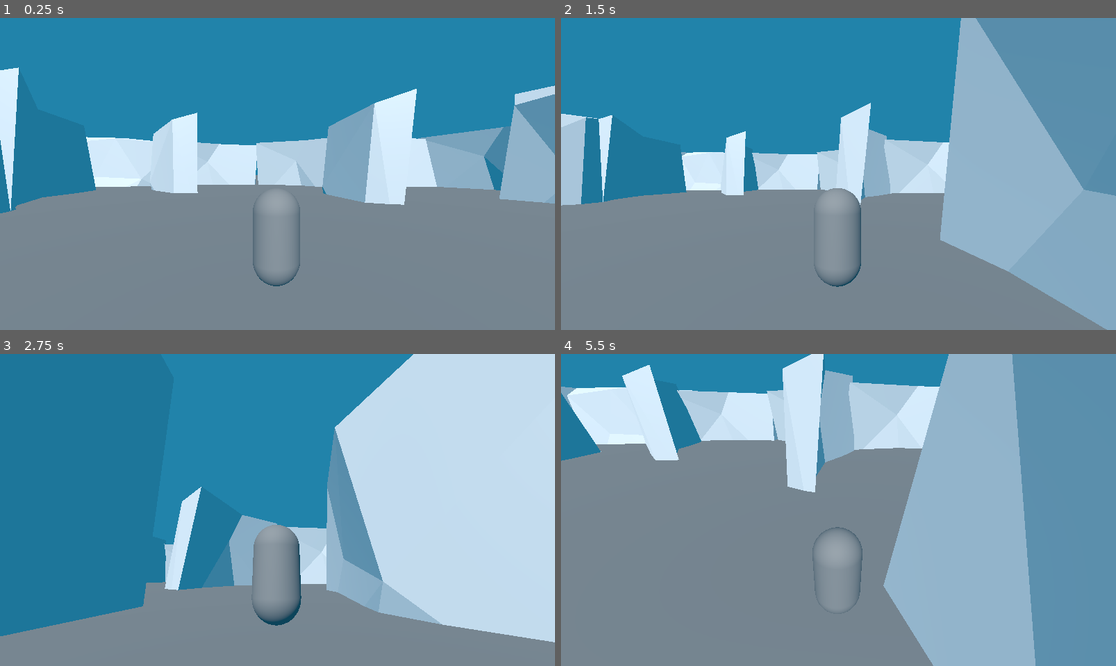
Above: before the commit, frames 1-4 (two rows, left to right).
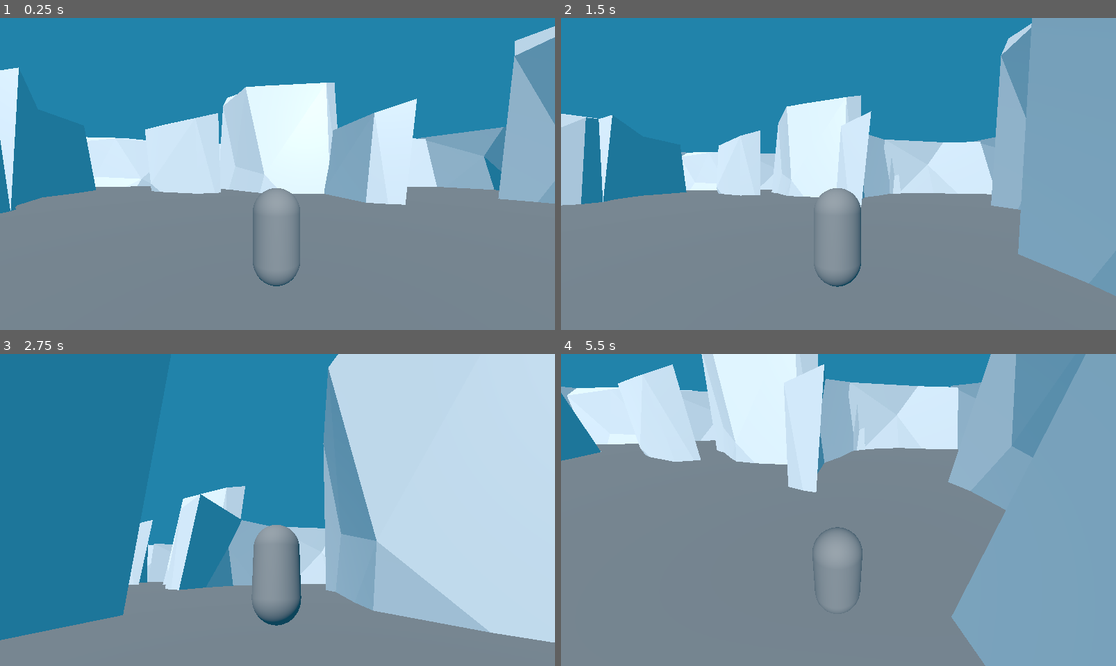
Above: after the commit, the same moments.

Repository: droqen/23-09Harvest
Game: Godot game, scene res://12_scene_SnowstormMaze/snowstorm_maze.tscn
Two runs of this game, one before a commit and one after it. Both use one fixed random seed, a clock stepped at 60 frames per second and the inputs below. This scene is started directly instead of the project's main scene.
Inputs (mouse positions are in pixels of both pictures, inside the frame that each line leads up to):
- Up to frame 1 (0.25 s): no input
- Up to frame 2 (1.5 s): tap Enter at 0.5 s; move the mouse to (960, 158) at 0.52 s; hold D (roamer_right) 0.53-1.25 s; hold Shift (roamer_sprint) 0.53-1.25 s; click (960, 158) at 0.67 s; tap Space (roamer_jump) at 0.77 s; drag from (727, 189) to (810, 236) at 1.27 s
- Up to frame 3 (2.75 s): tap Space (roamer_jump) at 2 s; move the mouse to (333, 441) at 2.02 s; hold D (roamer_right) from 2.03 s (still down); hold Shift (roamer_sprint) from 2.03 s (still down)
- Up to frame 4 (5.5 s): release D (roamer_right) at 2.75 s; release Shift (roamer_sprint) at 2.75 s; drag from (810, 572) to (672, 463) at 2.77 s; tap Enter at 3.5 s; move the mouse to (1005, 556) at 3.52 s; hold A (roamer_left) 3.53-4.25 s; hold Shift (roamer_sprint) 3.53-4.25 s; tap Space (roamer_jump) at 3.77, 5 s; drag from (672, 463) to (755, 432) at 4.27 s; move the mouse to (866, 510) at 5.02 s; hold S (roamer_down) from 5.03 s (still down); hold Shift (roamer_sprint) from 5.03 s (still down); click (866, 510) at 5.17 s

The runs differ from the first frame. In frame 1, 9.6% of the frame differs, in the area x 26-100%, y 2-60%; in frame 2, 23%; in frame 3, 7.6%; in frame 4, 33%, in the area x 10-100%, y 0-100%.

Commit message:
final edit to snowstorm maze for tonight

Diff:
--- a/Godot3DPractice/12_scene_SnowstormMaze/snowstorm_maze.tscn
+++ b/Godot3DPractice/12_scene_SnowstormMaze/snowstorm_maze.tscn
@@ -49,10 +49,10 @@
 transform = Transform3D(1.29344, 0, -2.61318, 0, 2.91577, 0, 2.61318, 0, 1.29344, 27.8501, -1.57305, 19.7813)
 
 [node name="really_lumpy_wall3" parent="." instance=ExtResource("4_un2hq")]
-transform = Transform3D(-2.84309, 0, -0.646977, 0, 2.91577, 0, 0.646977, 0, -2.84309, 27.8501, -1.57305, -0.116438)
+transform = Transform3D(-2.84309, 0, -0.646977, 0, 4.19639, 0, 0.646977, 0, -2.84309, 27.8501, -1.57305, -0.116438)
 
 [node name="really_lumpy_wall4" parent="." instance=ExtResource("4_un2hq")]
-transform = Transform3D(-2.84309, 0, -0.646977, 0, 2.91577, 0, 0.646977, 0, -2.84309, 21.0642, -1.57305, 12.1418)
+transform = Transform3D(-1.60193, 0, -0.359371, 0, 3.36146, 0, 0.221802, 0, -2.59551, 21.0642, -0.439059, 12.1418)
 
 [node name="really_lumpy_wall7" parent="." instance=ExtResource("4_un2hq")]
 transform = Transform3D(2.88178, -0.188764, -0.401778, 0.148037, 2.89661, -0.299083, 0.4185, 0.275198, 2.87243, -22.4898, -0.654373, 7.98182)
@@ -76,7 +76,10 @@
 transform = Transform3D(0.266042, 0.284763, 2.88961, 0.148037, 2.89661, -0.299083, -2.89983, 0.173998, 0.249837, -16.9677, -1.25317, -42.1598)
 
 [node name="really_lumpy_wall17" parent="." instance=ExtResource("4_un2hq")]
-transform = Transform3D(2.3499, 0.058035, 1.7252, 0.148037, 2.89661, -0.299083, -1.71981, 0.328629, 2.33151, 5.52751, -1.25317, -41.9007)
+transform = Transform3D(2.59713, 0.00411778, 1.32538, 0.148037, 2.89661, -0.299083, -1.31709, 0.333689, 2.57985, 9.06544, -1.65282, -43.0768)
+
+[node name="really_lumpy_wall28" parent="." instance=ExtResource("4_un2hq")]
+transform = Transform3D(-2.0879, -0.179272, -1.96531, 0.152519, 4.61273, -0.280787, 2.15448, -0.500275, -1.8847, 4.75438, -1.20728, -18.1707)
 
 [node name="really_lumpy_wall18" parent="." instance=ExtResource("4_un2hq")]
 transform = Transform3D(0.3753, 0.277993, 2.87812, 0.148037, 2.89661, -0.299083, -2.88772, 0.184621, 0.35872, 16.4483, -1.25317, -34.9276)
@@ -86,6 +89,9 @@
 
 [node name="really_lumpy_wall20" parent="." instance=ExtResource("4_un2hq")]
 transform = Transform3D(0.361044, -0.315416, -2.87609, 0.148037, 2.89661, -0.299083, 2.88954, -0.108988, 0.374685, 41.4283, -1.25317, -8.26677)
+
+[node name="really_lumpy_wall27" parent="." instance=ExtResource("4_un2hq")]
+transform = Transform3D(2.91049, -0.137498, 0.108935, 0.148037, 2.89661, -0.299083, -0.0941161, 0.304072, 2.89834, 41.4283, -1.25317, -18.1081)
 
 [node name="really_lumpy_wall21" parent="." instance=ExtResource("4_un2hq")]
 transform = Transform3D(1.955, 0.123087, 2.15976, 0.148037, 2.89661, -0.299083, -2.15819, 0.310185, 1.9359, 37.9256, -1.25317, -3.43519)
@@ -109,13 +115,13 @@
 transform = Transform3D(1.28494, -0.333715, -2.59601, 0.148037, 2.89661, -0.299083, 2.61318, 0, 1.29344, -13.3577, -1.09604, -1.90327)
 
 [node name="really_lumpy_wall9" parent="." instance=ExtResource("4_un2hq")]
-transform = Transform3D(-2.8244, -0.333715, -0.642725, -0.325396, 2.89661, -0.0740476, 0.646976, 0, -2.84309, -13.3577, -1.09604, -21.801)
+transform = Transform3D(-2.49413, -0.317926, -1.47647, -0.325396, 2.89661, -0.0740475, 1.47484, 0.101433, -2.51322, -10.7059, -1.09604, -19.9764)
 
 [node name="really_lumpy_wall10" parent="." instance=ExtResource("4_un2hq")]
 transform = Transform3D(-2.8244, -0.333715, -0.642725, -0.325396, 2.89661, -0.0740476, 0.646976, 0, -2.84309, -20.099, -1.87269, -9.5427)
 
 [node name="really_lumpy_wall5" parent="." instance=ExtResource("4_un2hq")]
-transform = Transform3D(-2.65815, 0, 1.1983, 0, 2.91577, 0, -1.1983, 0, -2.65815, 7.80377, -1.57305, -16.017)
+transform = Transform3D(-2.65815, 0, 1.1983, 0, 2.91577, 0, -1.1983, 0, -2.65815, 7.80377, -2.32198, -16.017)
 
 [node name="really_lumpy_wall6" parent="." instance=ExtResource("4_un2hq")]
 transform = Transform3D(-2.90769, 0.132769, 0.171511, 0.178374, 2.77551, 0.875474, -0.123395, 0.88354, -2.77594, 1.91383, -1.57304, 34.9487)
